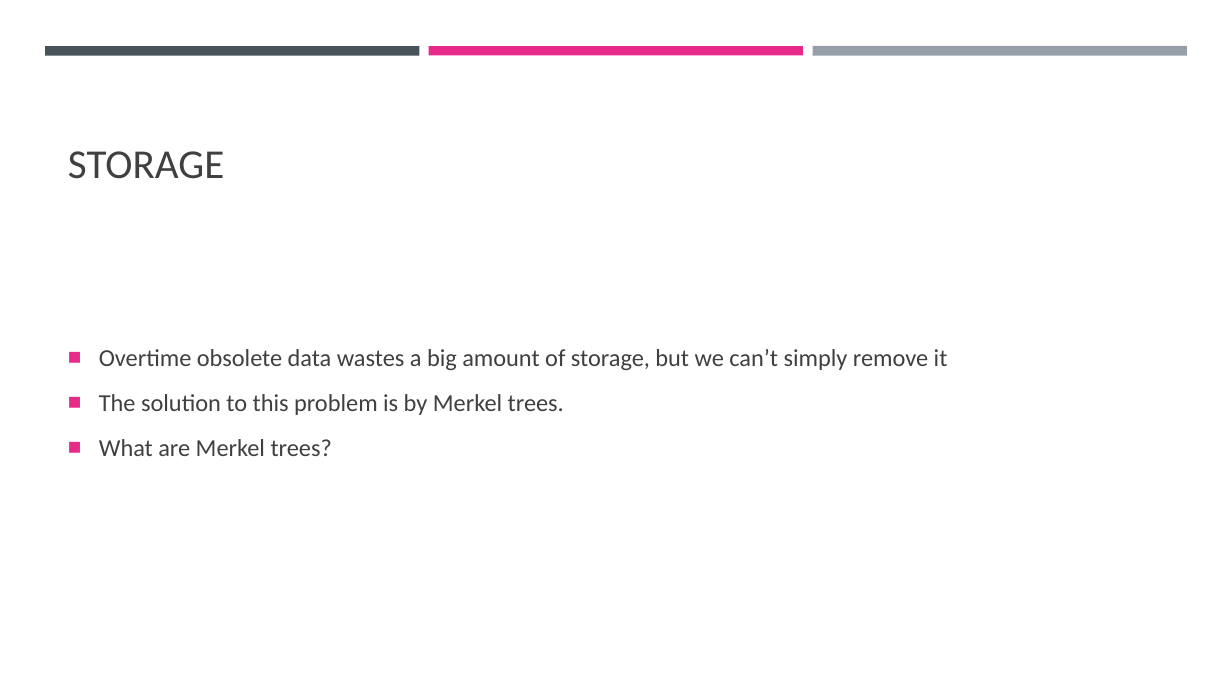
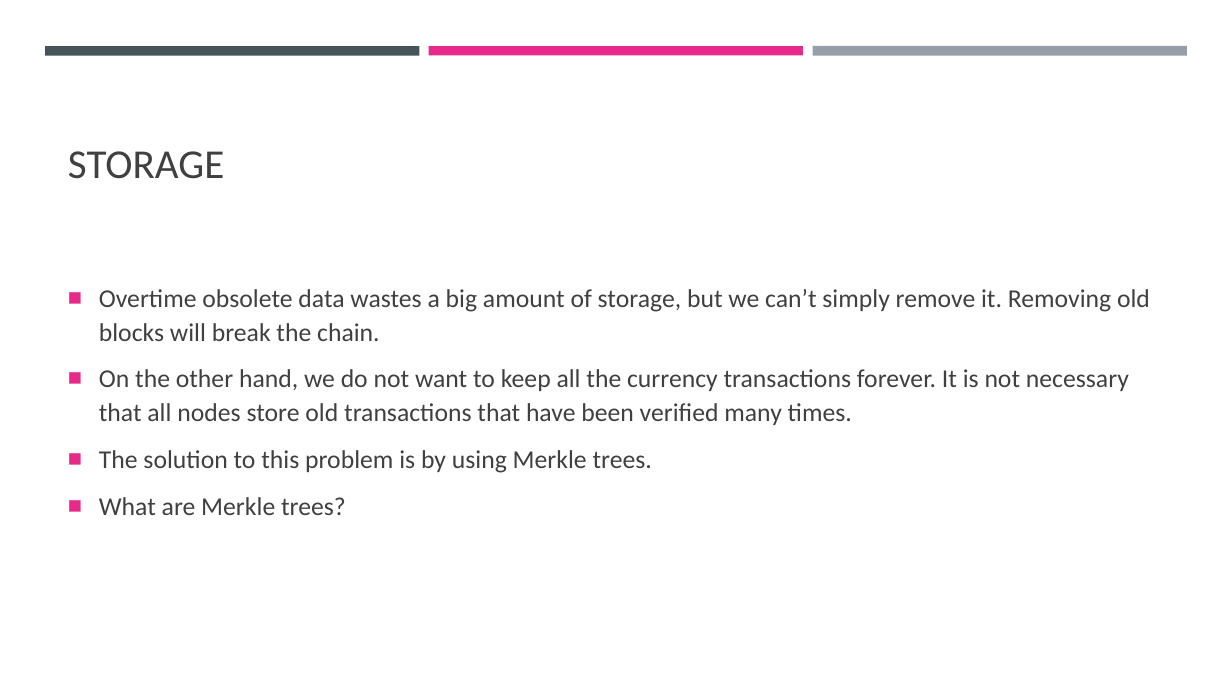
Before and after one commit to cyoni/bitcoin, a slide deck: slide 28 of bitcoin.pptx (slide 24 before the commit). Drawn at 1232x693 pixels with LibreOffice and Linux fonts; fonts in the diff are those of the drawing. Boxes give left, top, right and bottom in pixels: in the first picture for what was removed or moved away, otherwise in the second. Text is boxed around its words. In the diff, an @@ line names an element or a change of style, - is before the commit and + after.

```diff
--- a/bitcoin.pptx
+++ b/bitcoin.pptx
@@ text at (99,289,1150,515): text changed; size 19 to 20 pt @@
-■ Overtime obsolete data wastes a big amount of storage, but we can’t simply remove it
-■ The solution to this problem is by Merkel trees.
-■ What are Merkel trees?
+■ Overtime obsolete data wastes a big amount of storage, but we can’t simply remove it. Removing old blocks will break the chain.
+■ On the other hand, we do not want to keep all the currency transactions forever. It is not necessary that all nodes store old transactions that have been verified many times.
+■ The solution to this problem is by using Merkle trees.
+■ What are Merkle trees?
```
Also in this commit, not shown: 25 other slides changed, 24 slides added, 3 slides removed.
